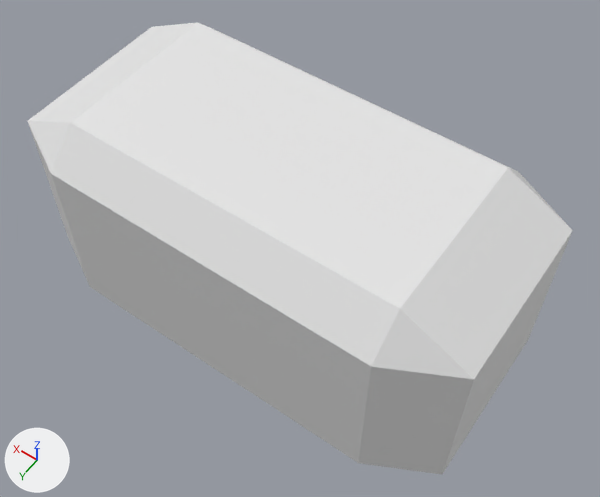
Before and after pictures for a commit that changed the Blender file obj_chest_Harper_01.blend.
Camera for both pictures: a camera (50 mm lens) standing at (-2.52, 3.34, 5.17) and looking at (-0.14, 0.01, -0.07). Arrows for +X, +Y and +Z are at lower left; the lights stay in place. The picture after the commit comes second.

Before the edit, the objects in view are built like this:
```python
me_立方体 = bpy.data.meshes.new('立方体')
me_立方体.from_pydata(...)  # 66 vertices, 68 faces; spans x -1.0..1.0, y -1.0..1.0, z -1.0..0.42
me_立方体_001 = bpy.data.meshes.new('立方体.001')
me_立方体_001.from_pydata(...)  # 40 vertices, 40 faces; spans x -0.45..0.55, y -1.0..1.0, z -0.28..0.3
me_立方体_002 = bpy.data.meshes.new('立方体.002')
me_立方体_002.from_pydata(...)  # 40 vertices, 40 faces; spans x -0.55..0.45, y -1.0..1.0, z -0.28..0.3
ob_treasure_chest_lid_宝箱盖右 = bpy.data.objects.new('Treasure Chest Lid/宝箱盖右', me_立方体_002)
ob_treasure_chest_lid_宝箱盖右.location = (1.065, 0.0, 0.696)
ob_treasure_chest_lid_宝箱盖右.scale = (1.94, 1.0, 1.0)
ob_treasure_chest_lid_宝箱盖左 = bpy.data.objects.new('Treasure Chest Lid/宝箱盖左', me_立方体_001)
ob_treasure_chest_lid_宝箱盖左.location = (-1.065, 0.0, 0.696)
ob_treasure_chest_lid_宝箱盖左.scale = (1.94, 1.0, 1.0)
ob_treasure_chest_宝箱 = bpy.data.objects.new('Treasure Chest/宝箱', me_立方体)
ob_treasure_chest_宝箱.location = (0.0, 0.0, 0.0)
ob_treasure_chest_宝箱.scale = (1.94, 1.0, 1.0)
```
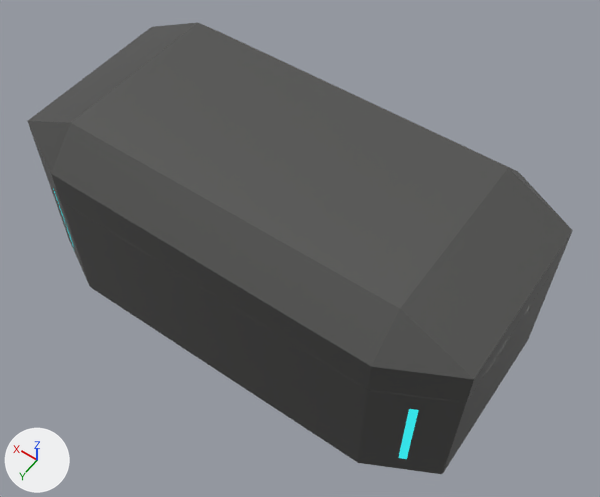
Where the change shows, as pixel boxes [x1, y1, x2, y2] in the pictures (600 x 497 px):
'Treasure Chest Lid/宝箱盖左', recoloured (white to grey): [197, 90, 573, 402] in both
'Treasure Chest Lid/宝箱盖右', recoloured (white to grey): [28, 22, 356, 287] in both
part 1 of me_立方体, cut back: [38, 152, 561, 474] in both

Patch to the scene script:
```diff
--- a/obj_chest_Harper_01.blend.py
+++ b/obj_chest_Harper_01.blend.py
@@ mat_材质 @@
+mat_材质 = principled_material('材质')
+mat_材质.base_color = (0.172, 0.173, 0.168)  # grey #737372
+mat_材质.metallic = 0.8
+mat_材质.roughness = 0.3
@@ mat_light @@
+mat_light = emission_material('light')
+mat_light.base_color = (0.047, 0.946, 1.0)  # cyan #3df9ff
+mat_light.strength = 0.8
@@ mat_屏幕 @@
+mat_屏幕 = emission_material('屏幕')
+mat_屏幕.base_color = (0.399, 1.0, 0.973)  # cyan #a9fffc
+mat_屏幕.strength = 10.0
@@ me_立方体 @@
 # used by ob_treasure_chest_宝箱; location = (0.0, 0.0, 0.0); scale = (1.94, 1.0, 1.0)
-me_立方体.from_pydata(...)  # 66 vertices, 68 faces; spans x -1.0..1.0, y -1.0..1.0, z -1.0..0.42
+me_立方体.from_pydata(...)  # 1524 vertices, 1560 faces; spans x -1.0..1.0, y -1.0..1.0, z -1.0..0.42
+# me_立方体 part 1: 27 vertices moved within x -1.0..1.0, y -1.0..1.0, z -1.0..0.42; 8 vertices removed from x -0.94..0.94, y -0.94..0.94, z -0.94..-0.69; 1466 vertices added at x -1.0..1.0, y -1.0..1.0, z -1.0..0.42
+me_立方体.materials.append(mat_材质)  # grey #737372
+me_立方体.materials.append(mat_light)  # cyan #3df9ff
+me_立方体.materials.append(mat_屏幕)  # cyan #a9fffc
@@ me_立方体_001 @@
 me_立方体_001.from_pydata(...)  # 40 vertices, 40 faces; spans x -0.45..0.55, y -1.0..1.0, z -0.28..0.3
+me_立方体_001.materials.append(mat_材质)  # grey #737372
@@ me_立方体_002 @@
 me_立方体_002.from_pydata(...)  # 40 vertices, 40 faces; spans x -0.55..0.45, y -1.0..1.0, z -0.28..0.3
+me_立方体_002.materials.append(mat_材质)  # grey #737372
```
